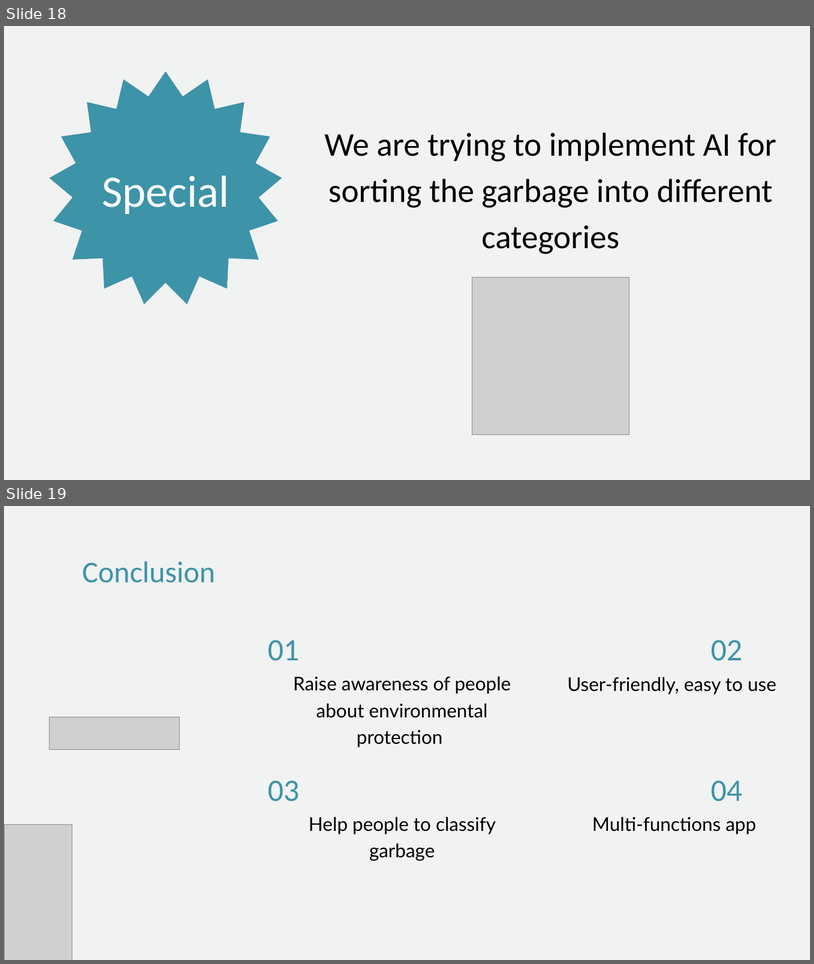
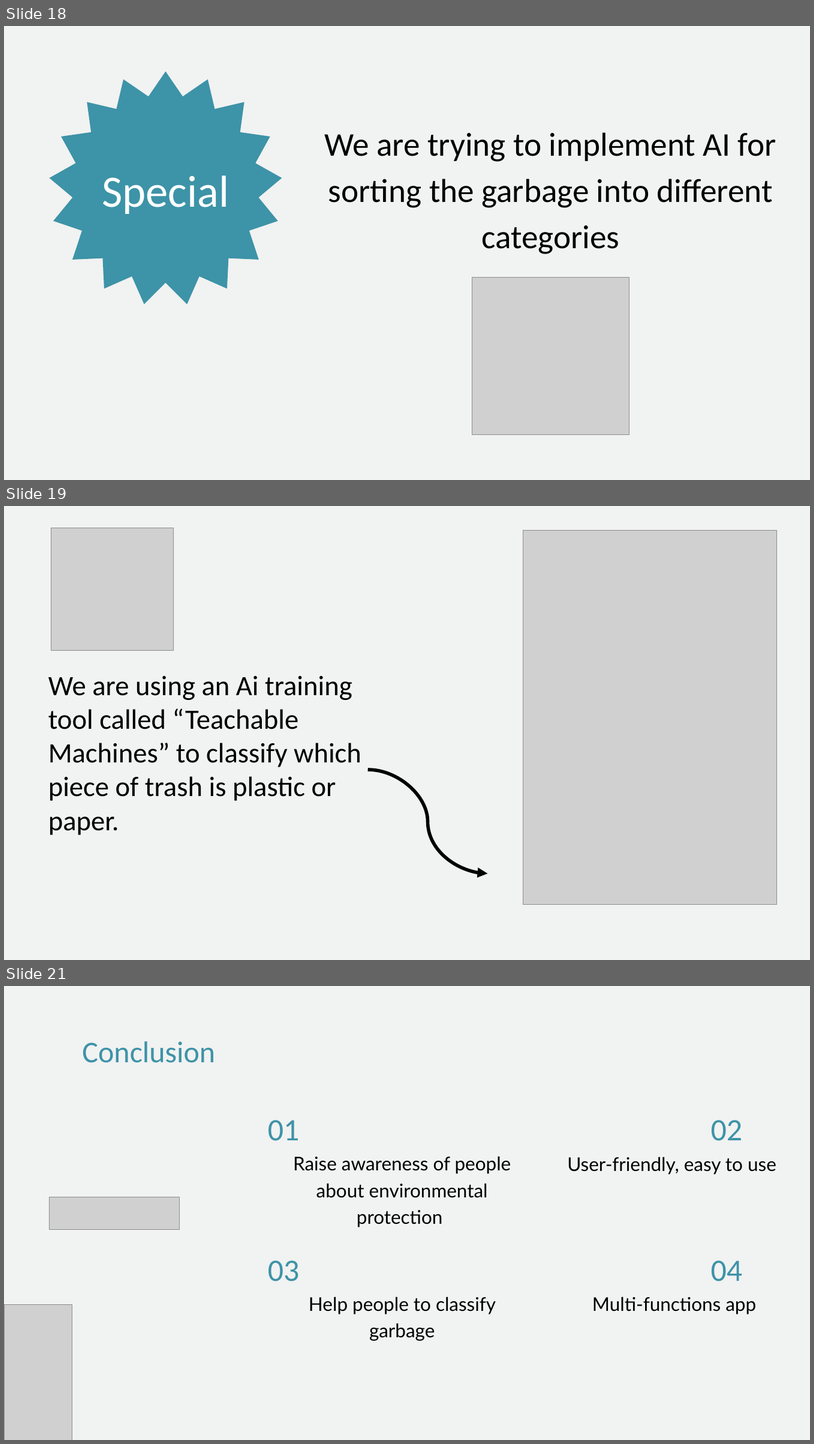
Before and after one commit to ntl22/uit_app, a slide deck: FC conmeo.pptx. Shown one above the other, each under a label of ours: slides 18 and 19 before the commit, slides 18, 19 and 21 after it; the slides between them are not shown. The pictures are 814x964 and 814x1444 pixels, drawn with LibreOffice and Linux fonts; fonts in the diff are those of the drawing; grey boxes stand for pictures. Boxes give left, top, right and bottom in pixels: in the first picture for what was removed or moved away, otherwise in the second. Text is boxed around its words. In the diff, an @@ line names an element or a change of style, - is before the commit and + after.

```diff
--- a/FC conmeo.pptx
+++ b/FC conmeo.pptx
@@ slide 19 added at <box>4,506,810,960</box>, background #F1F2F2 @@
@@ picture added at <box>51,528,174,651</box> @@
@@ picture added at <box>524,530,777,904</box> @@
@@ text added at <box>48,676,362,835</box>, 50 pt, text #000000 @@
+We are using an Ai training tool called “Teachable Machines” to classify which piece of trash is plastic or paper.
@@ curved arrow added from (368, 769) to (488, 873), #000000 6 pt @@
@@ what was slide 19 is now slide 21 @@
```
Also in this commit, not shown: 1 slide changed, 1 other slide added.
